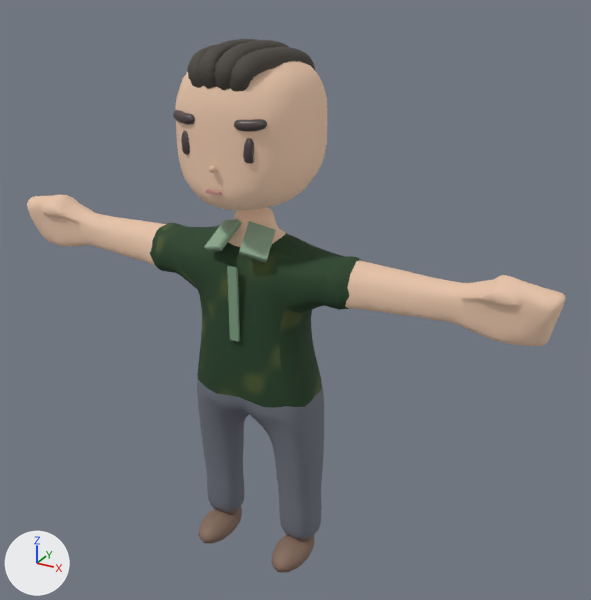
Before and after pictures for a commit that changed the glTF model godot/assets/models/char_budi.glb.
Rendered twice from a camera (50 mm lens) standing at (1.22, -1.979, 1.952) and looking at (0.088, 0.079, 0.923). The lights are fixed; the arrows at lower left show +X, +Y and +Z. The older version comes first. Where no turn or scale is listed for an object, it has been applied to the vertices. Vertices at exactly the same position are counted once.

Names of what the first picture shows: 'Body', 'ShirtCollar_L', 'ShirtPlacket', 'Shoe_L', 'Shoe_R' and 3 more.
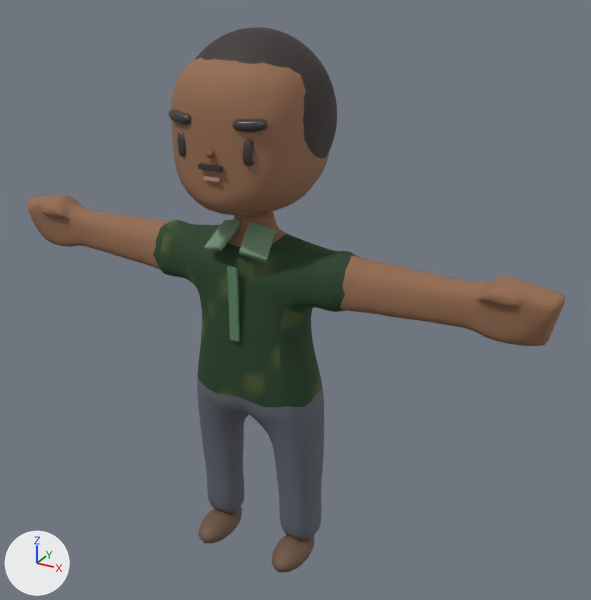
The change, as a diff of the scene's bpy script:
```diff
--- a/godot/assets/models/char_budi.glb.py
+++ b/godot/assets/models/char_budi.glb.py
@@ mat_skin @@
 mat_skin = principled_material('Skin')
-mat_skin.base_color = (0.68, 0.47, 0.34)  # beige #d7b69e
+mat_skin.base_color = (0.3, 0.15, 0.08)  # brown #956c50
 mat_skin.roughness = 0.84
-mat_skin.emission_color = (0.109, 0.0752, 0.0544)  # brown #5d4e42
-mat_skin.emission_strength = 1.0
@@ mat_indonesianhair @@
+mat_indonesianhair = principled_material('IndonesianHair')
+mat_indonesianhair.base_color = (0.04, 0.03, 0.03)  # dark grey #383030
+mat_indonesianhair.roughness = 0.72
@@ me_cube_004 @@
 # used by ob_body; location = (0.0, -0.012, 0.01)
-me_cube_004.from_pydata(...)  # 9680 vertices, 19296 faces; spans x -0.9..0.9, y -0.2..0.22, z -0.01..1.7
+me_cube_004.from_pydata(...)  # 9680 vertices, 19296 faces; spans x -0.9..0.9, y -0.21..0.21, z -0.01..1.68
+# me_cube_004 part 1: the loose piece of 770 vertices spanning x -0.2..0.2, y -0.19..0.2, z 1.24..1.67 is scaled about its middle by (1.06, 1.06, 1.05)
+# me_cube_004 part 2: the loose piece of 242 vertices spanning x -0.11..-0.08, y -0.19..-0.16, z 1.41..1.48 is moved by (-0.01, -0.01, 0.0)
+# me_cube_004 part 3: the loose piece of 242 vertices spanning x -0.15..-0.06, y -0.2..-0.16, z 1.49..1.52 is moved by (-0.01, -0.01, 0.0)
+# me_cube_004 part 4: the loose piece of 707 vertices spanning x 0.01..0.13, y -0.18..0.22, z 1.43..1.68 is scaled about its middle by 0.0633, then moved by (-0.07, 0.0, 0.01)
+# me_cube_004 part 5: the loose piece of 707 vertices spanning x -0.02..0.06, y -0.19..0.21, z 1.46..1.7 is scaled about its middle by 0.0633, then moved by (-0.02, 0.0, -0.01)
+# me_cube_004 part 6: the loose piece of 707 vertices spanning x -0.13..-0.01, y -0.18..0.22, z 1.43..1.68 is scaled about its middle by 0.0633, then moved by (0.07, 0.0, 0.01)
+# me_cube_004 part 7: the loose piece of 707 vertices spanning x -0.06..0.02, y -0.19..0.21, z 1.46..1.7 is scaled about its middle by 0.0633, then moved by (0.02, 0.0, -0.01)
+# me_cube_004 part 8: 1393 of 9680 vertices moved; they spanned x -0.68..0.68, y -0.09..0.09, z 0.97..1.29 and now span x -0.72..0.72, y -0.09..0.09, z 0.95..1.28; mean shift (0.0, 0.0, 0.0); largest move (-0.17, 0.05, 1.12) -> (-0.13, 0.05, 1.13)
+# other edits to the shape of me_cube_004 do not show in these pictures
 me_cube_004.materials.append(mat_skin)
@@ me_cube_001_1 @@
+me_cube_001_1.from_pydata(...)  # 56 vertices, 108 faces; spans x -0.035..0.035, y -0.2201..-0.2078, z 1.3856..1.3991
+me_cube_001_1.materials.append(mat_indonesianhair)  # dark grey #383030
@@ me_sphere_003 @@
+me_sphere_003.from_pydata(...)  # 1190 vertices, 2376 faces; spans x -0.224..0.224, y -0.197..0.257, z 1.248..1.725
+me_sphere_003.materials.append(mat_indonesianhair)  # dark grey #383030
@@ ob_bapakkumis @@
+ob_bapakkumis = bpy.data.objects.new('BapakKumis', me_cube_001_1)
+ob_bapakkumis.location = (0.0, -0.012, 0.01)
@@ ob_bapakhaircap @@
+ob_bapakhaircap = bpy.data.objects.new('BapakHairCap', me_sphere_003)
+ob_bapakhaircap.location = (0.0, -0.012, 0.01)
```

Pixel boxes [x1, y1, x2, y2] of what changed, in the pictures (591 x 600 px; the box of a moved part takes in the faces that stretch with it):
'Body', recoloured, surface changed, reshaped
    before: [27, 39, 566, 541]
    after: [27, 57, 566, 541]
'BapakHairCap', added
    after: [195, 27, 337, 158]
'BapakKumis', added
    after: [198, 163, 223, 172]
part 1 of me_cube_004, moved or reshaped
    before: [175, 61, 327, 211]
    after: [171, 57, 329, 216]
part 2 of me_cube_004, moved or reshaped
    before: [181, 130, 190, 155]
    after: [177, 131, 186, 157]
part 3 of me_cube_004, moved or reshaped
    before: [173, 110, 195, 125]
    after: [168, 109, 192, 125]
part 4 of me_cube_004, moved or reshaped (not visible afterwards)
    before: [229, 47, 315, 91]
part 5 of me_cube_004, moved or reshaped (not visible afterwards)
    before: [214, 40, 290, 90]
part 6 of me_cube_004, moved or reshaped (not visible afterwards)
    before: [187, 44, 218, 88]
part 7 of me_cube_004, moved or reshaped (not visible afterwards)
    before: [199, 39, 259, 89]
part 8 of me_cube_004, moved or reshaped
    before: [61, 201, 494, 335]
    after: [61, 201, 492, 335]
